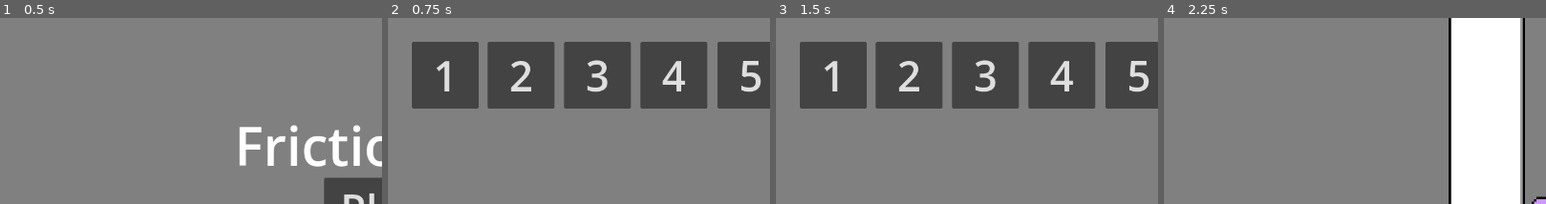
Above: before the commit, frames 1-4 (left to right).
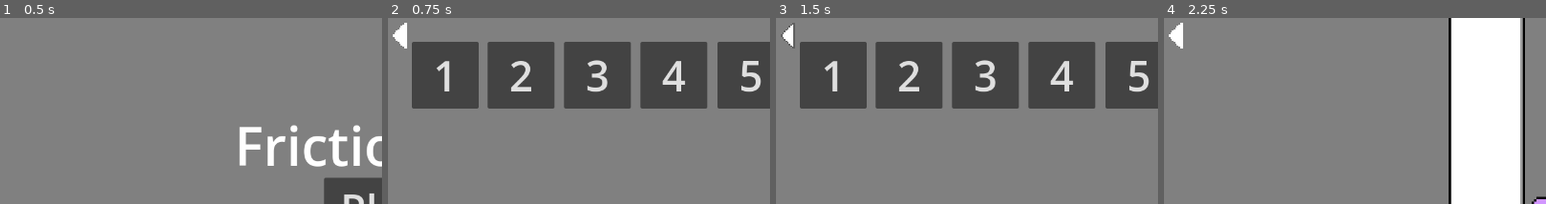
Above: after the commit, the same moments.

Repository: gabeschrock/frictionless
Game: Godot game, scene res://main.tscn
Two runs of this game, one before a commit and one after it. Both use one fixed random seed, a clock stepped at 60 frames per second and the inputs below.
Inputs (mouse positions are % of the whole screen's width and height, from its top left):
- Up to frame 1 (0.5 s): no input
- Up to frame 2 (0.75 s): click "Play" at 0.5 s
- Up to frame 3 (1.5 s): click (2, 5) at 1.27 s
- Up to frame 4 (2.25 s): click "1" at 2 s
The pictures show only the part of the screen within x 0-50%, y 0-50%; the shares and areas given below are measured in that part.

Frame 1 is identical in both runs. In frame 2, 0.3% of the frame differs, in the area x 1-5%, y 2-17%; in frame 3, 0.3%; in frame 4, 0.3%.
Error after the commit: Invalid access to property or key 'filename' on a base object of type 'TextureButton (back_button.gd)'. (res://menus/back_button.gd:8)

Commit message:
various optimizations, added back buttons and caused a bug when exiting the level

Diff:
--- /dev/null
+++ b/menus/back_button.gd
@@ -0,0 +1,14 @@
+extends TextureButton
+
+@export var exit_to: String
+
+@onready var main_node = get_tree().root
+
+func _ready():
+	print(self.filename)
+
+func _on_pressed():
+	var instance = main_node[exit_to].instantiate()
+
+	main_node.add_child(instance)
+	owner.queue_free()
--- /dev/null
+++ b/menus/back_button.tscn
@@ -0,0 +1,36 @@
+[gd_scene load_steps=9 format=3 uid="uid://d1e2gxthcybiw"]
+
+[ext_resource type="Texture2D" uid="uid://qic2d1nhtcrm" path="res://assets/arrow-button/normal.png" id="1_c62rv"]
+[ext_resource type="Texture2D" uid="uid://cd5ieq57u4aeq" path="res://assets/arrow-button/pressed.png" id="2_jy4t3"]
+[ext_resource type="Texture2D" uid="uid://cxqjx83baf1ql" path="res://assets/arrow-button/hover.png" id="3_6w8hr"]
+[ext_resource type="Texture2D" uid="uid://dsxbnydjk4bh1" path="res://assets/arrow-button/disabled.png" id="4_th8cw"]
+[ext_resource type="Texture2D" uid="uid://qylk3hsdto72" path="res://assets/arrow-button/focused.png" id="5_sjbkj"]
+[ext_resource type="Script" path="res://menus/back_button.gd" id="6_pes46"]
+
+[sub_resource type="InputEventKey" id="InputEventKey_n2572"]
+device = -1
+keycode = 4194305
+
+[sub_resource type="Shortcut" id="Shortcut_j8kt6"]
+events = [SubResource("InputEventKey_n2572")]
+
+[node name="BackButton" type="TextureButton"]
+texture_filter = 1
+offset_left = 8.0
+offset_top = 8.0
+offset_right = 32.0
+offset_bottom = 51.0
+size_flags_horizontal = 8
+tooltip_text = "Back"
+shortcut = SubResource("Shortcut_j8kt6")
+shortcut_in_tooltip = false
+texture_normal = ExtResource("1_c62rv")
+texture_pressed = ExtResource("2_jy4t3")
+texture_hover = ExtResource("3_6w8hr")
+texture_disabled = ExtResource("4_th8cw")
+texture_focused = ExtResource("5_sjbkj")
+stretch_mode = 0
+flip_h = true
+script = ExtResource("6_pes46")
+
+[connection signal="pressed" from="." to="." method="_on_pressed"]
--- a/menus/how_to_play.gd
+++ b/menus/how_to_play.gd
@@ -3,26 +3,6 @@
 var PAGE_COUNT = 3
 
 var page = 0
-@onready var main_node = get_parent()
-
-func _ready():
-	# var image = Image.load_from_file("res://assets/arrow-button/normal.png")
-
-	var click_mask = BitMap.new()
-	#click_mask.create_from_image_alpha(image)
-	click_mask.create(Vector2(9, 16))
-	click_mask.set_bit_rect(Rect2i(0, 0, 9, 16), true)
-
-	$RightButton.set_click_mask(click_mask)
-
-func _input(event: InputEvent):
-	if not event is InputEventKey:
-		return
-	if event.is_action_pressed("exit"):
-		var instance = main_node.main_menu.instantiate()
-
-		main_node.add_child(instance)
-		self.queue_free()
 
 func _on_left_button_pressed():
 	self.get_node("Page" + str(page)).visible = false
--- a/menus/how_to_play.tscn
+++ b/menus/how_to_play.tscn
@@ -1,9 +1,10 @@
-[gd_scene load_steps=15 format=3 uid="uid://bhq4ebcn32ta4"]
+[gd_scene load_steps=16 format=3 uid="uid://bhq4ebcn32ta4"]
 
 [ext_resource type="Texture2D" uid="uid://qic2d1nhtcrm" path="res://assets/arrow-button/normal.png" id="1_lqt5p"]
 [ext_resource type="Script" path="res://menus/how_to_play.gd" id="1_m5p0u"]
 [ext_resource type="Theme" uid="uid://qkfcmq8oqw2k" path="res://resources/menu_theme.tres" id="2_6bo4g"]
 [ext_resource type="Texture2D" uid="uid://cd5ieq57u4aeq" path="res://assets/arrow-button/pressed.png" id="2_hr6wo"]
+[ext_resource type="PackedScene" uid="uid://d1e2gxthcybiw" path="res://menus/back_button.tscn" id="3_e5p33"]
 [ext_resource type="Texture2D" uid="uid://cxqjx83baf1ql" path="res://assets/arrow-button/hover.png" id="3_kbqgq"]
 [ext_resource type="Texture2D" uid="uid://dsxbnydjk4bh1" path="res://assets/arrow-button/disabled.png" id="4_dbvgg"]
 [ext_resource type="Texture2D" uid="uid://qylk3hsdto72" path="res://assets/arrow-button/focused.png" id="6_r1l6u"]
@@ -45,6 +46,13 @@
 theme = ExtResource("2_6bo4g")
 theme_override_font_sizes/font_size = 90
 text = "How To Play"
+
+[node name="BackButton" parent="." instance=ExtResource("3_e5p33")]
+offset_left = 16.0
+offset_top = 16.0
+offset_right = 40.0
+offset_bottom = 59.0
+exit_to = "main_menu"
 
 [node name="LeftButton" type="TextureButton" parent="."]
 texture_filter = 1
@@ -90,7 +98,6 @@
 stretch_mode = 0
 
 [node name="Page0" type="CanvasLayer" parent="."]
-visible = false
 
 [node name="Label" type="Label" parent="Page0"]
 anchors_preset = 8
@@ -146,6 +153,7 @@
 texture = ExtResource("9_luaam")
 
 [node name="Page2" type="CanvasLayer" parent="."]
+visible = false
 
 [node name="Label" type="Label" parent="Page2"]
 anchors_preset = 8
--- a/menus/level_select.gd
+++ b/menus/level_select.gd
@@ -1,24 +1,6 @@
 extends CanvasLayer
 
 @onready var main_node = get_parent()
-@onready var can_exit = false
-
-# Called when the node enters the scene tree for the first time.
-func _ready():
-	pass
-
-func _input(event: InputEvent):
-	if not event is InputEventKey:
-		return
-	if event.is_action_pressed("exit"):
-		var instance = main_node.main_menu.instantiate()
-
-		main_node.add_child(instance)
-		self.queue_free()
-
-# Called every frame. 'delta' is the elapsed time since the previous frame.
-func process(_delta: float):
-	pass
 
 func open_level(level: int):
 	main_node.load_level(level)
--- a/menus/level_select.tscn
+++ b/menus/level_select.tscn
@@ -1,10 +1,14 @@
-[gd_scene load_steps=3 format=3 uid="uid://b5pmh1flamv7s"]
+[gd_scene load_steps=4 format=3 uid="uid://b5pmh1flamv7s"]
 
 [ext_resource type="Theme" uid="uid://qkfcmq8oqw2k" path="res://resources/menu_theme.tres" id="1_htxhk"]
 [ext_resource type="Script" path="res://menus/level_select.gd" id="1_tlu6c"]
+[ext_resource type="PackedScene" uid="uid://d1e2gxthcybiw" path="res://menus/back_button.tscn" id="2_icpb8"]
 
 [node name="LevelSelect" type="CanvasLayer"]
 script = ExtResource("1_tlu6c")
+
+[node name="BackButton" parent="." instance=ExtResource("2_icpb8")]
+exit_to = "main_menu"
 
 [node name="Level1" type="Button" parent="."]
 anchors_preset = -1
--- a/menus/main_menu.gd
+++ b/menus/main_menu.gd
@@ -2,15 +2,6 @@
 
 var level_select = preload("res://menus/level_select.tscn")
 var how_to_play = preload("res://menus/how_to_play.tscn")
-
-# Called when the node enters the scene tree for the first time.
-func _ready():
-	pass # Replace with function body.
-
-
-# Called every frame. 'delta' is the elapsed time since the previous frame.
-func _process(_delta: float):
-	pass
 
 
 func _on_play_button_pressed():
--- a/player.gd
+++ b/player.gd
@@ -7,7 +7,7 @@
 const SPEED = 300.0
 const JUMP_VELOCITY = -400.0
 
-@onready var main_node = get_parent().get_parent()
+@onready var main_node = owner.get_parent()
 @onready var crate: CharacterBody2D
 
 # Get the gravity from the project settings to be synced with RigidBody nodes.
@@ -96,22 +96,6 @@
 
 	move_and_slide()
 
-func _input(event: InputEvent):
-	# Only handling keyboard events
-	if not event is InputEventKey:
-		return
-
-	# Check to restart level
-	if event.is_action_pressed("restart"):
-		load_level()
-
-	# Check to exit to level select
-	if event.is_action_pressed("exit"):
-		var instance = main_node.level_select.instantiate()
-
-		main_node.add_child(instance)
-		get_parent().queue_free()
-
 func _on_danger_hitbox_body_entered(body: Node2D):
 	if body != self:
 		return
--- a/player.tscn
+++ b/player.tscn
@@ -1,7 +1,8 @@
-[gd_scene load_steps=9 format=3 uid="uid://bryrwpbxmg7mf"]
+[gd_scene load_steps=10 format=3 uid="uid://bryrwpbxmg7mf"]
 
 [ext_resource type="Script" path="res://player.gd" id="1_wk7f4"]
 [ext_resource type="Texture2D" uid="uid://bpa8xrq0s140b" path="res://assets/Player-spritesheet.png" id="2_p3v7r"]
+[ext_resource type="PackedScene" uid="uid://d1e2gxthcybiw" path="res://menus/back_button.tscn" id="3_1jho3"]
 
 [sub_resource type="AtlasTexture" id="AtlasTexture_h2ljk"]
 atlas = ExtResource("2_p3v7r")
@@ -65,6 +66,13 @@
 
 [node name="Camera2D" type="Camera2D" parent="."]
 
+[node name="BackButton" parent="Camera2D" instance=ExtResource("3_1jho3")]
+offset_left = -632.0
+offset_top = -312.0
+offset_right = -608.0
+offset_bottom = -269.0
+metadata/_edit_use_anchors_ = true
+
 [node name="WalkParticles" type="CPUParticles2D" parent="."]
 position = Vector2(0, 20)
 emitting = false
--- a/project.godot
+++ b/project.godot
@@ -19,6 +19,7 @@
 
 window/size/viewport_width=1280
 window/size/viewport_height=640
+window/stretch/mode="viewport"
 
 [input]
 
